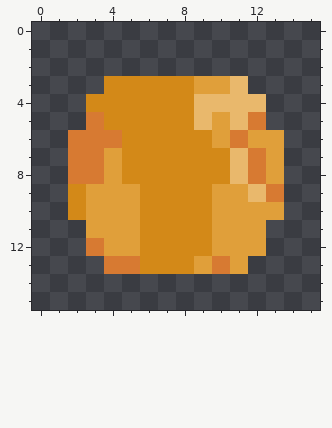
Pixel-art sprite: drillbird/Art/ui/HUD/UI_LightBar_light2.png. The picture above is the old version.
The file is 16x16 pixels. Colours within 5 levels of each other are drawn and written as one.
New version:
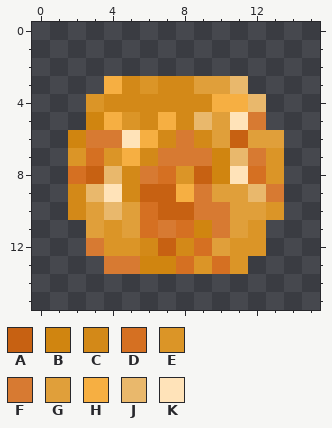
Palette (. is transparent): A #c76112  B #d08510  C #d38918  D #d57022  E #db9527  F #d77a32  G #e09f3a  H #f6af42  J #e9b86c  K #ffe3b9
Difference:
y 3: x 4 C -> H; x 6 C -> E
y 4: x 3 C -> E; x 9..11 JJJ -> CHH
y 5: x 3..5 FCC -> BHE; x 7 C -> H; x 11 J -> K
y 6: x 2 F -> B; x 5..6 CC -> KH; x 8 C -> F; x 11 F -> A
y 7: x 2..5 FFGC -> EDEH; x 7..10 CCCC -> FFFB; x 13 G -> E
y 8: x 2..4 FFG -> DAJ; x 6..13 CCCCCJFG -> FDEABKDE
y 9: x 3..9 GGGCCCC -> JKCAAHF
y 10: x 4 G -> J; x 6..10 CCCCG -> DAAFF; x 13 G -> E
y 11: x 4 G -> E; x 6..10 CCCCG -> DFDBF; x 12 G -> E
y 12: x 4..5 GG -> EE; x 7 C -> A; x 9 C -> D; x 11..12 GG -> EE
y 13: x 6..11 CCCGFG -> BBDEDE
